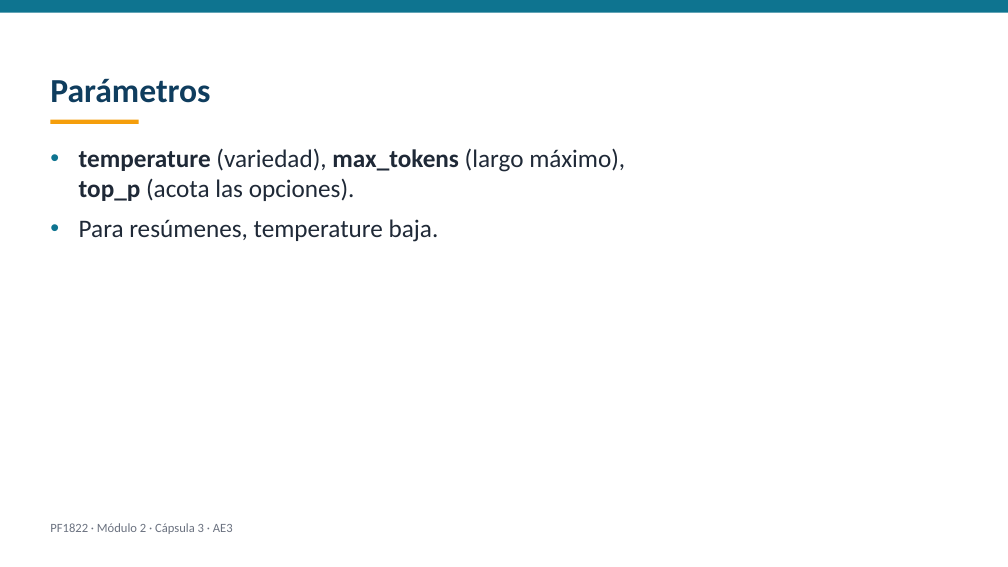
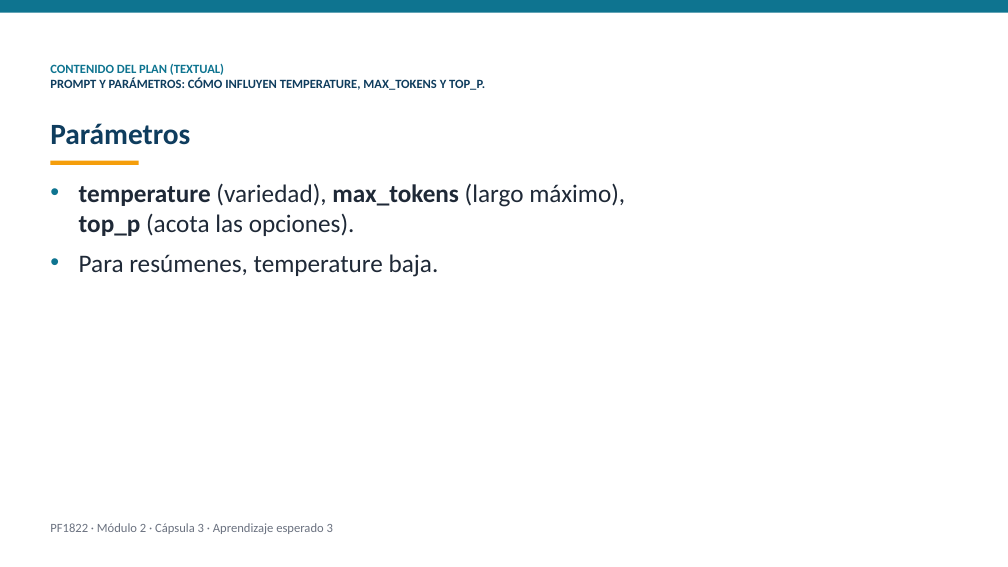
Before and after one commit to dojedacifuentes/naty.proyecto01, a slide deck: slide 8 of modulo-2/PF1822-desarrollo-con-ia/produccion/videos/AE3-capsula.pptx (slide 7 before the commit). Drawn at 1008x567 pixels with LibreOffice and Linux fonts; fonts in the diff are those of the drawing. Boxes give left, top, right and bottom in pixels: in the first picture for what was removed or moved away, otherwise in the second. Text is boxed around its words. In the diff, an @@ line names an element or a change of style, - is before the commit and + after.

Commit message:
checkpoint: 2026-09-25 videocapsulas textuales del plan para el revisor

```diff
--- a/modulo-2/PF1822-desarrollo-con-ia/produccion/videos/AE3-capsula.pptx
+++ b/modulo-2/PF1822-desarrollo-con-ia/produccion/videos/AE3-capsula.pptx
@@ text added at bbox=[50, 64, 485, 90], 12 pt, text #0F3D5E, bold @@
+CONTENIDO DEL PLAN (TEXTUAL)
+PROMPT Y PARÁMETROS: CÓMO INFLUYEN TEMPERATURE, MAX_TOKENS Y TOP_P.
@@ text "Parámetros": place and size @@
-text "Parámetros" at bbox=[50, 78, 210, 103]
+text "Parámetros" at bbox=[50, 123, 190, 145]
@@ text "Parámetros" at bbox=[50, 123, 190, 145]: size 32 to 28 pt @@
@@ text "temperature (variedad), max_tokens (largo máximo), ...": place and size @@
-text "temperature (variedad), max_tokens (largo máximo), ..." at bbox=[79, 148, 625, 242]
+text "temperature (variedad), max_tokens (largo máximo), ..." at bbox=[79, 183, 625, 277]
@@ rectangle: place and size @@
-rectangle at bbox=[51, 119, 139, 124]
+rectangle at bbox=[51, 160, 139, 165]
@@ text at bbox=[50, 523, 333, 534]: text changed @@
-PF1822 · Módulo 2 · Cápsula 3 · AE3
+PF1822 · Módulo 2 · Cápsula 3 · Aprendizaje esperado 3
```
Also in this commit, not shown: 9 other slides changed, 1 slide added, 37 other files.
